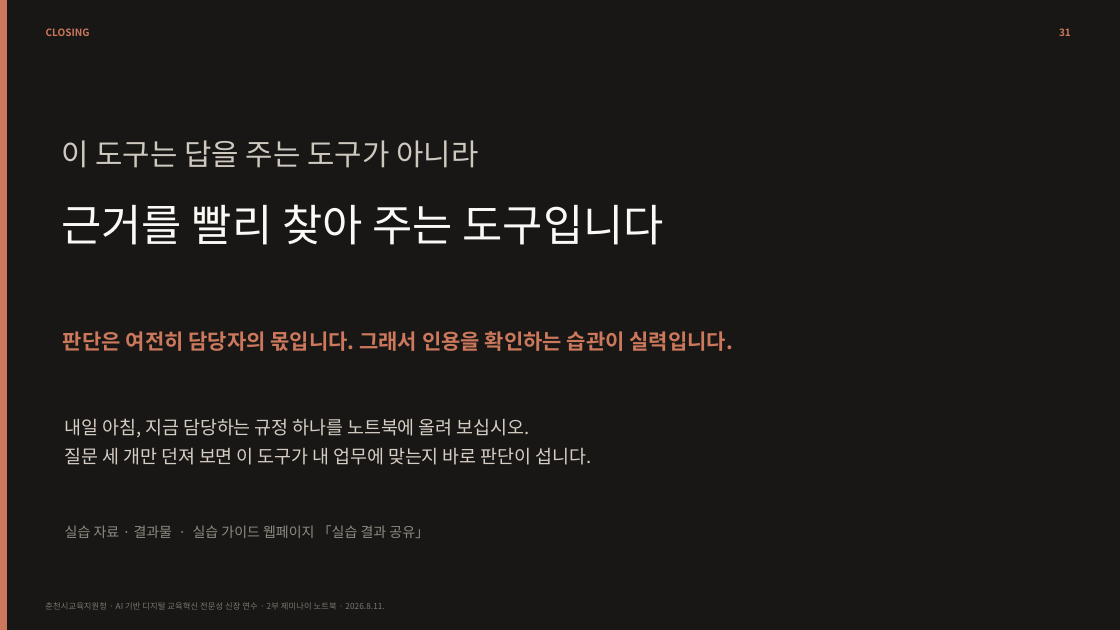
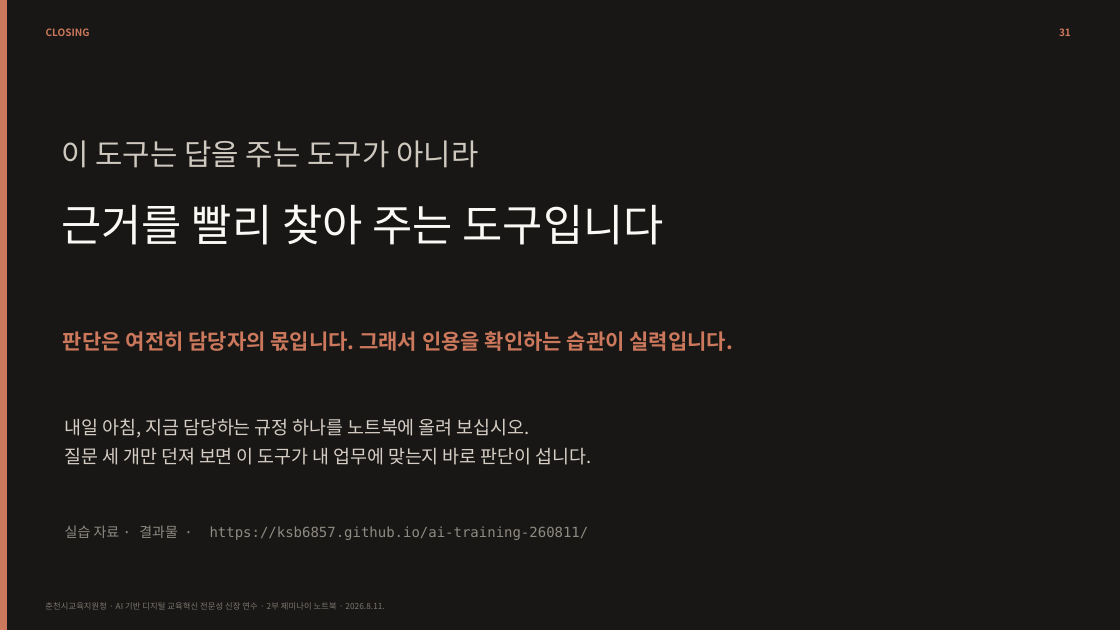
Before and after one commit to ksb6857/ai-training-260811, a slide deck: slide 31 of files/04_2_생성형AI_제미나이노트북편.pptx. Drawn at 1120x630 pixels with LibreOffice and Linux fonts; fonts in the diff are those of the drawing. Boxes give left, top, right and bottom in pixels: in the first picture for what was removed or moved away, otherwise in the second. Text is boxed around its words. In the diff, an @@ line names an element or a change of style, - is before the commit and + after.

```diff
--- a/files/04_2_생성형AI_제미나이노트북편.pptx
+++ b/files/04_2_생성형AI_제미나이노트북편.pptx
@@ text at <box>65,525,589,540</box>: text changed; font Noto Sans CJK KR to DejaVu Sans Mono @@
-실습 자료 · 결과물 · 실습 가이드 웹페이지 「실습 결과 공유」
+실습 자료 · 결과물 · https://ksb6857.github.io/ai-training-260811/
```
Also in this commit, not shown: 2 other slides changed, 1 other file.
